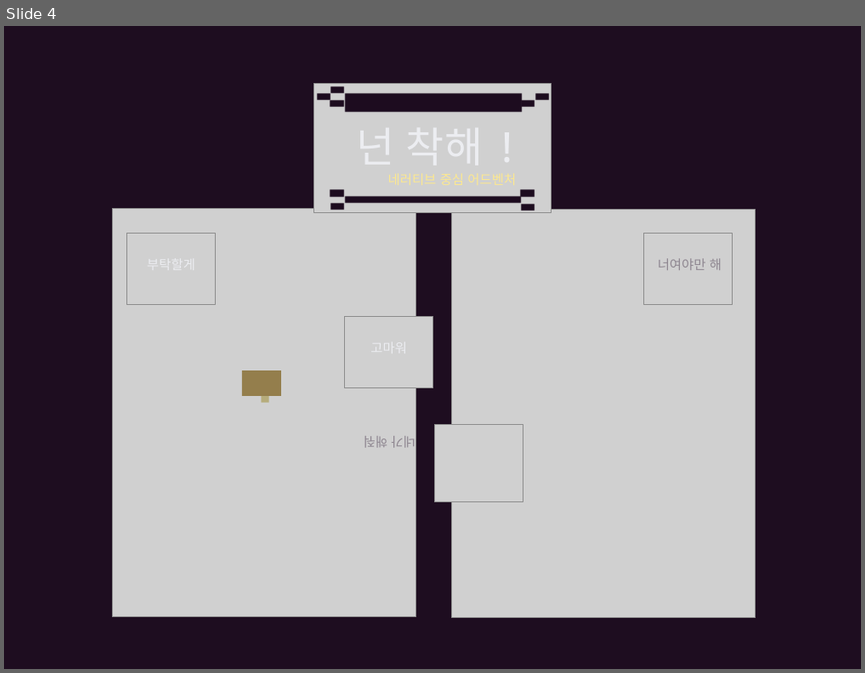
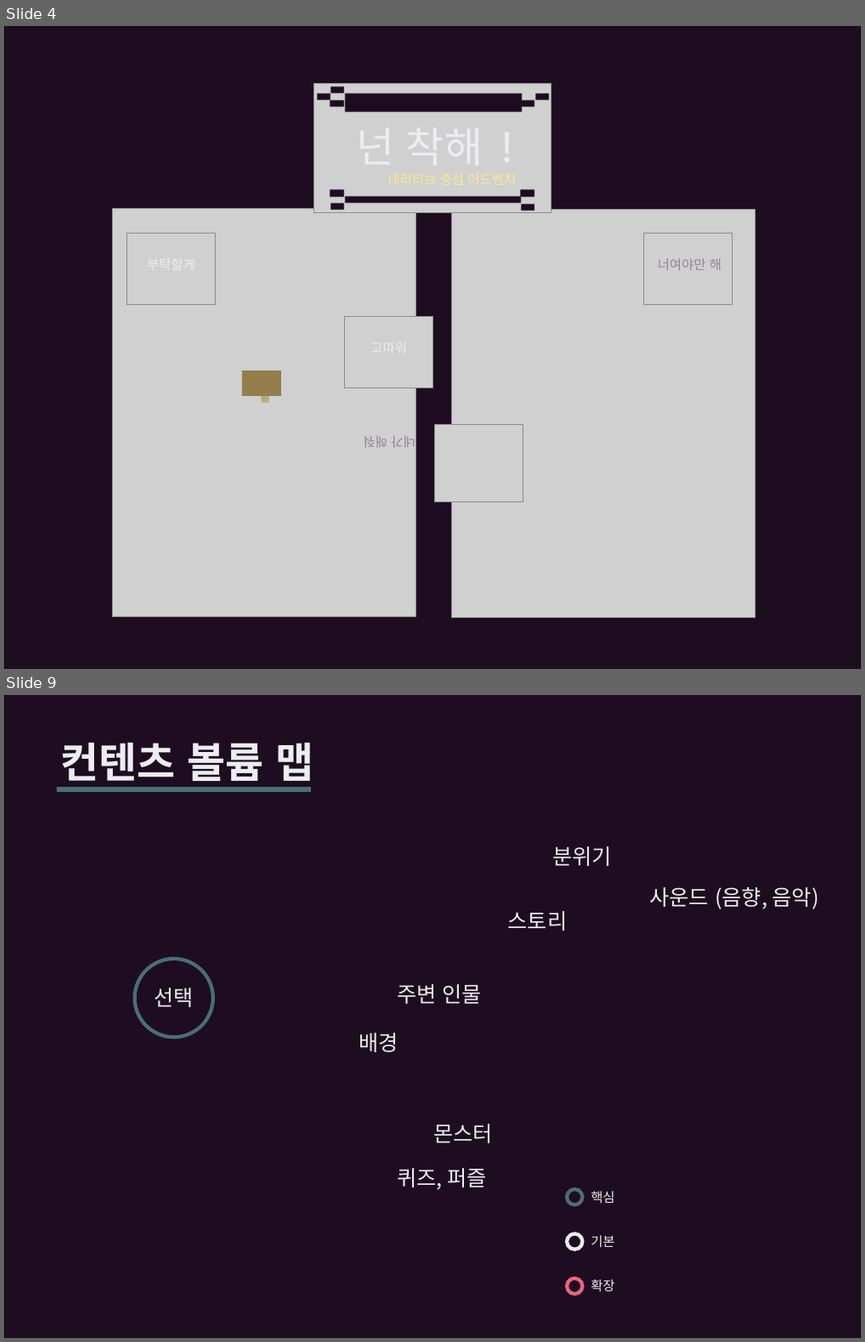
Before and after one commit to ysooj/Gihoek, a slide deck: reference_copying.pptx. Shown one above the other, each under a label of ours: slide 4 before the commit, slides 4 and 9 after it; the slides between them are not shown. The pictures are 865x673 and 865x1342 pixels, drawn with LibreOffice and Linux fonts; fonts in the diff are those of the drawing; grey boxes stand for pictures. Boxes give left, top, right and bottom in pixels: in the first picture for what was removed or moved away, otherwise in the second. Text is boxed around its words. In the diff, an @@ line names an element or a change of style, - is before the commit and + after.

Commit message:
(1.20) 컨텐츠 볼륨 맵 구상

```diff
--- a/reference_copying.pptx
+++ b/reference_copying.pptx
@@ slide 9 added at bbox=[4, 695, 861, 1338], background #1E0D20 @@
@@ text added at bbox=[60, 743, 313, 788], 35 pt, text #ECEDF1, bold @@
+컨텐츠 볼륨 맵
@@ line added from (56, 789) to (311, 789), #496F78 4 pt @@
@@ text added at bbox=[552, 846, 612, 866], 18 pt, text #ECEDF1 @@
+분위기
@@ text added at bbox=[650, 887, 819, 909], 18 pt, text #ECEDF1 @@
+사운드 (음향, 음악)
@@ text added at bbox=[508, 911, 568, 930], 18 pt, text #ECEDF1 @@
+스토리
@@ ellipse added at bbox=[135, 959, 213, 1037], outline #496F78 3 pt @@
@@ text added at bbox=[154, 987, 194, 1007], 18 pt, text #ECEDF1 @@
+선택
@@ text added at bbox=[397, 984, 482, 1004], 18 pt, text #ECEDF1 @@
+주변 인물
@@ text added at bbox=[358, 1032, 398, 1052], 18 pt, text #ECEDF1 @@
+배경
@@ text added at bbox=[433, 1123, 493, 1143], 18 pt, text #ECEDF1 @@
+몬스터
@@ text added at bbox=[397, 1168, 486, 1190], 18 pt, text #ECEDF1 @@
+퀴즈, 퍼즐
@@ ellipse added at bbox=[567, 1189, 582, 1204], outline #496F78 3 pt @@
@@ text added at bbox=[590, 1191, 614, 1202], 11 pt, text #ECEDF1 @@
+핵심
@@ ellipse added at bbox=[567, 1233, 582, 1248], outline #ECEDF1 3 pt @@
@@ text added at bbox=[590, 1235, 614, 1247], 11 pt, text #ECEDF1 @@
+기본
@@ ellipse added at bbox=[567, 1277, 582, 1293], outline #EB657E 3 pt @@
@@ text added at bbox=[590, 1279, 614, 1291], 11 pt, text #ECEDF1 @@
+확장
```
Also in this commit, not shown: 2 slides changed, 1 other slide added, 3 other files.
